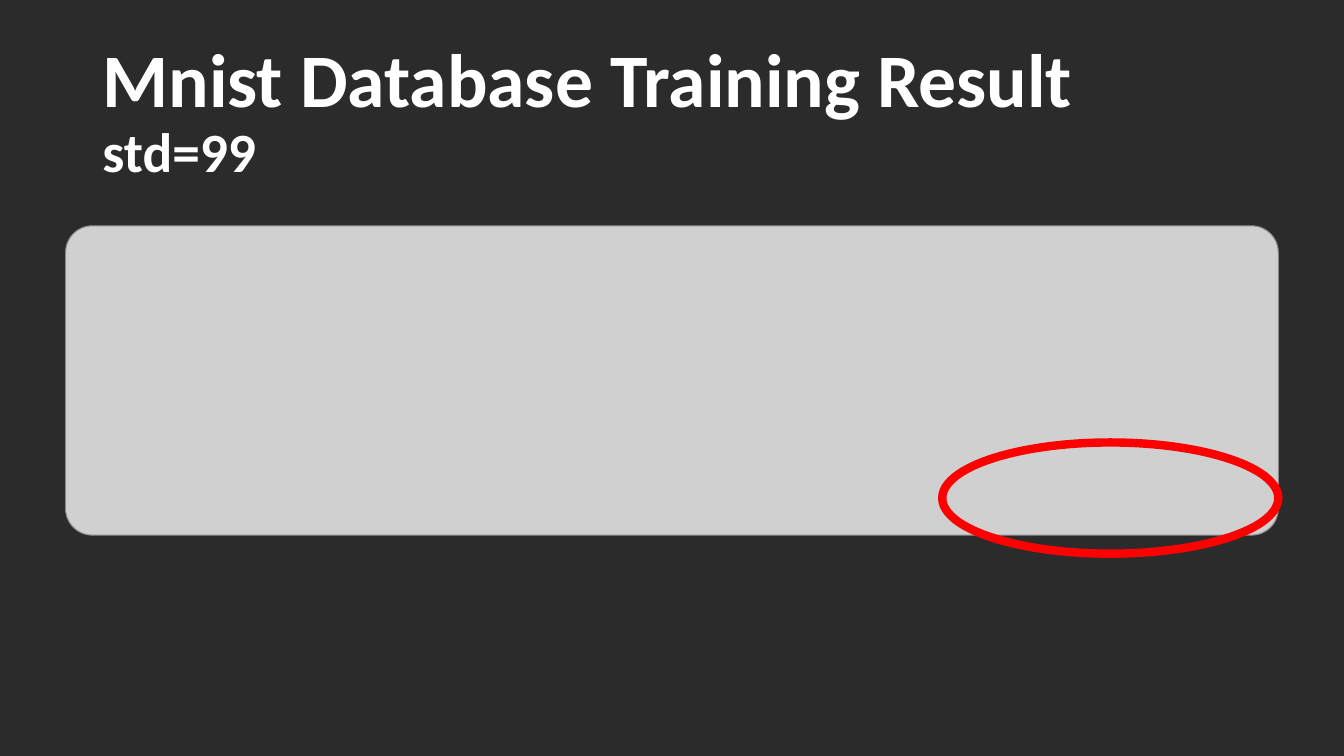
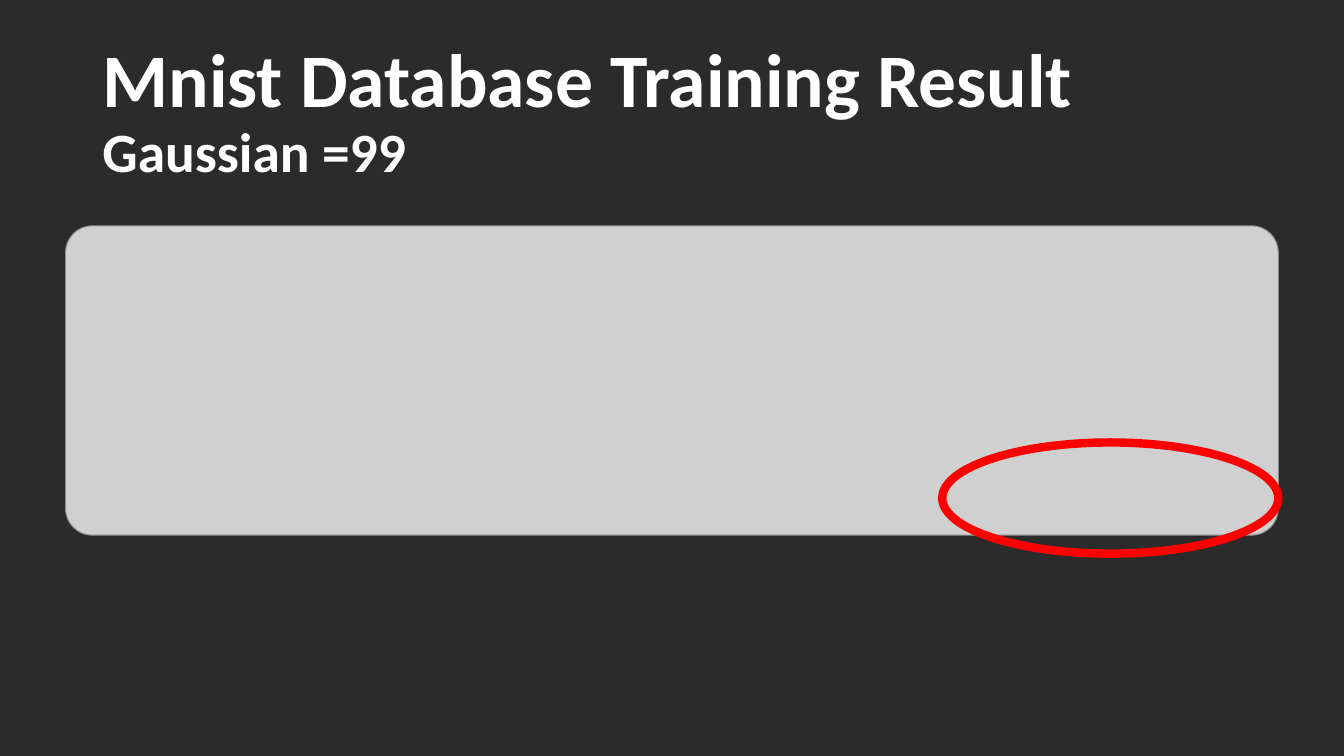
Before and after one commit to YI-0924/Face_Identificcation, a slide deck: slide 11 of MidtermPresent.pptx. Drawn at 1344x756 pixels with LibreOffice and Linux fonts; fonts in the diff are those of the drawing; grey boxes stand for pictures; background and template pictures are left out; a plain dark background stands for a picture behind light text. Boxes give left, top, right and bottom in pixels: in the first picture for what was removed or moved away, otherwise in the second. Text is boxed around its words. In the diff, an @@ line names an element or a change of style, - is before the commit and + after.

```diff
--- a/MidtermPresent.pptx
+++ b/MidtermPresent.pptx
@@ title at [102, 54, 1072, 173]: text changed @@
-Mnist Database Training Result
-std=99
+Mnist Database Training Result
+Gaussian =99
```
Also in this commit, not shown: 13 other slides changed.
